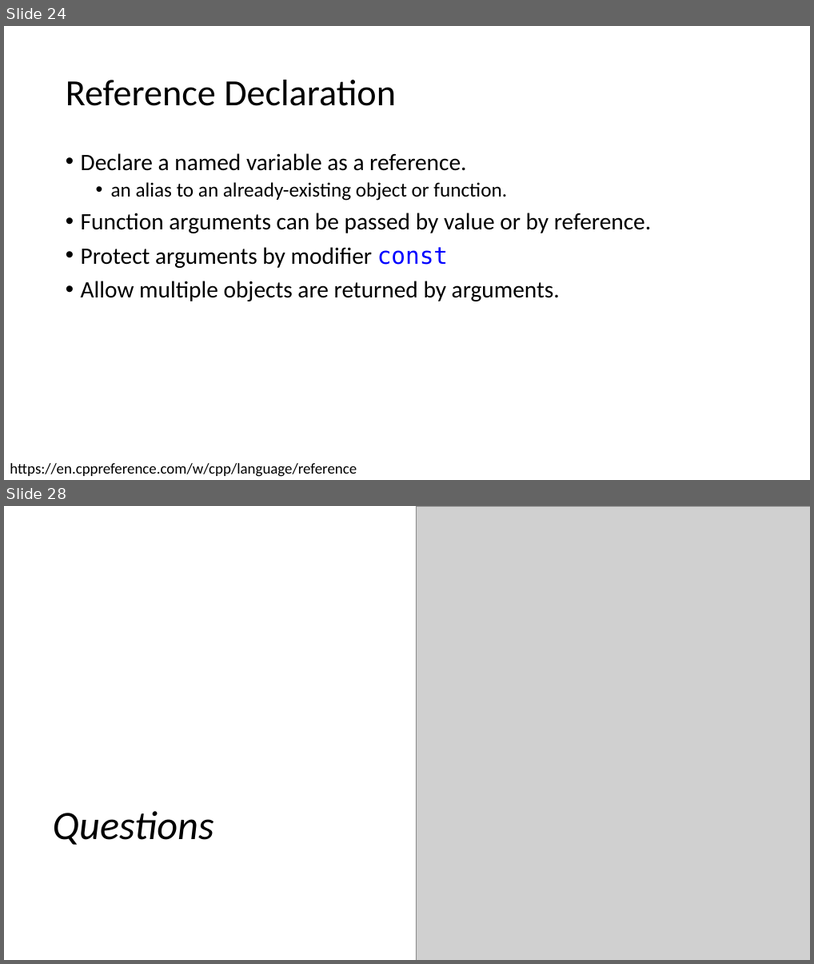
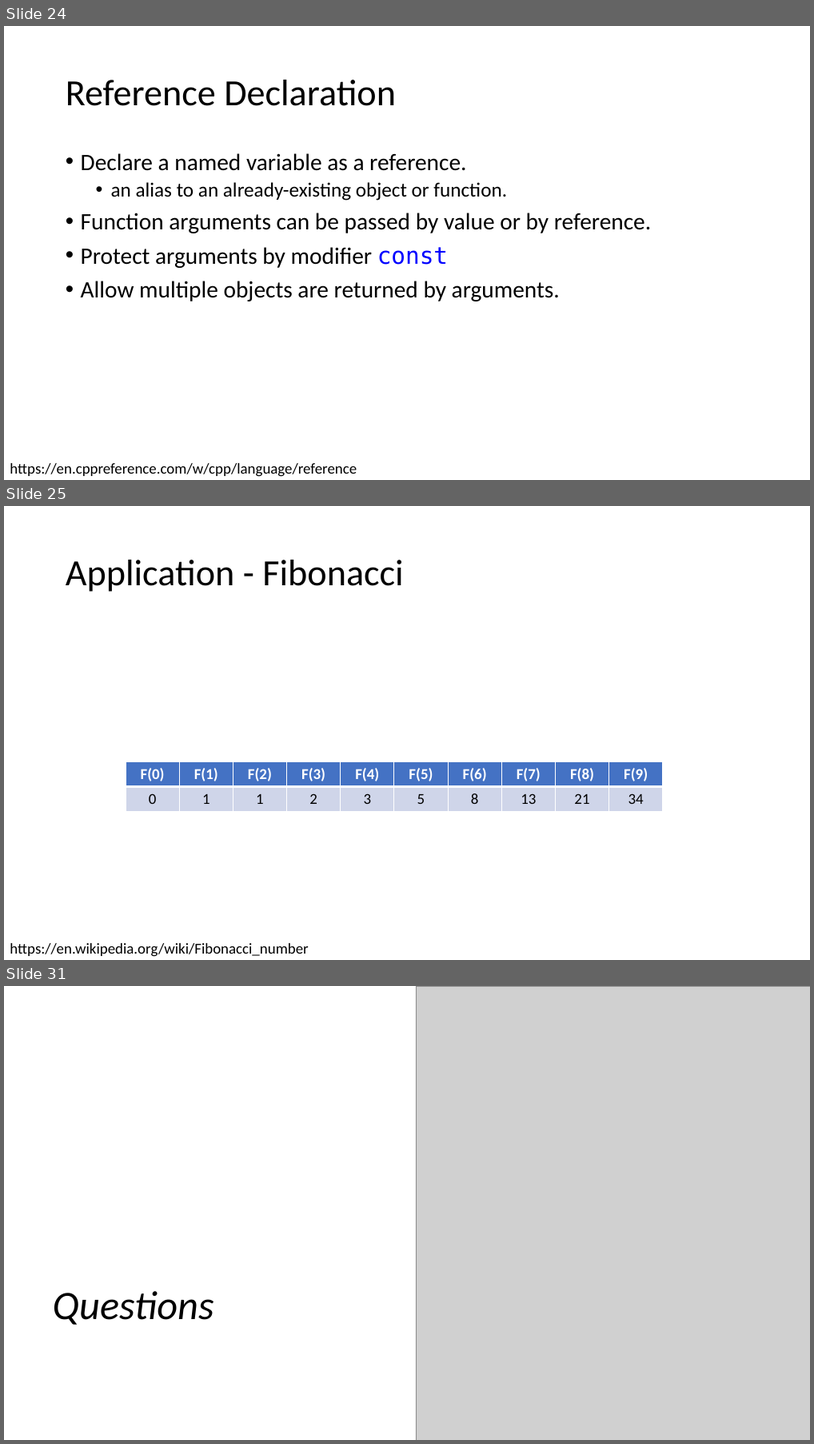
Before and after one commit to CNOCycle/cpp_tutorial, a slide deck: 08-function/00-function.pptx. Shown one above the other, each under a label of ours: slides 24 and 28 before the commit, slides 24, 25 and 31 after it; the slides between them are not shown. The pictures are 814x964 and 814x1444 pixels, drawn with LibreOffice and Linux fonts; fonts in the diff are those of the drawing; grey boxes stand for pictures. Boxes give left, top, right and bottom in pixels: in the first picture for what was removed or moved away, otherwise in the second. Text is boxed around its words. In the diff, an @@ line names an element or a change of style, - is before the commit and + after.

```diff
--- a/08-function/00-function.pptx
+++ b/08-function/00-function.pptx
@@ slide 25 added at (4,506,810,960), background #FFFFFF @@
@@ title added at (66,560,403,592), 44 pt, text #000000 @@
+Application - Fibonacci
@@ table added at (126,762,664,811), 2 rows, 10 columns @@
+F(0) | F(1) | F(2) | F(3) | F(4) | F(5) | F(6) | F(7) | F(8) | F(9)
+0 | 1 | 1 | 2 | 3 | 5 | 8 | 13 | 21 | 34
@@ text added at (10,943,308,956), 18 pt, text #000000 @@
+https://en.wikipedia.org/wiki/Fibonacci_number
@@ what was slide 28 is now slide 31 @@
```
Also in this commit, not shown: 3 slides changed, 3 other slides added, 1 slide removed, 12 other files.
